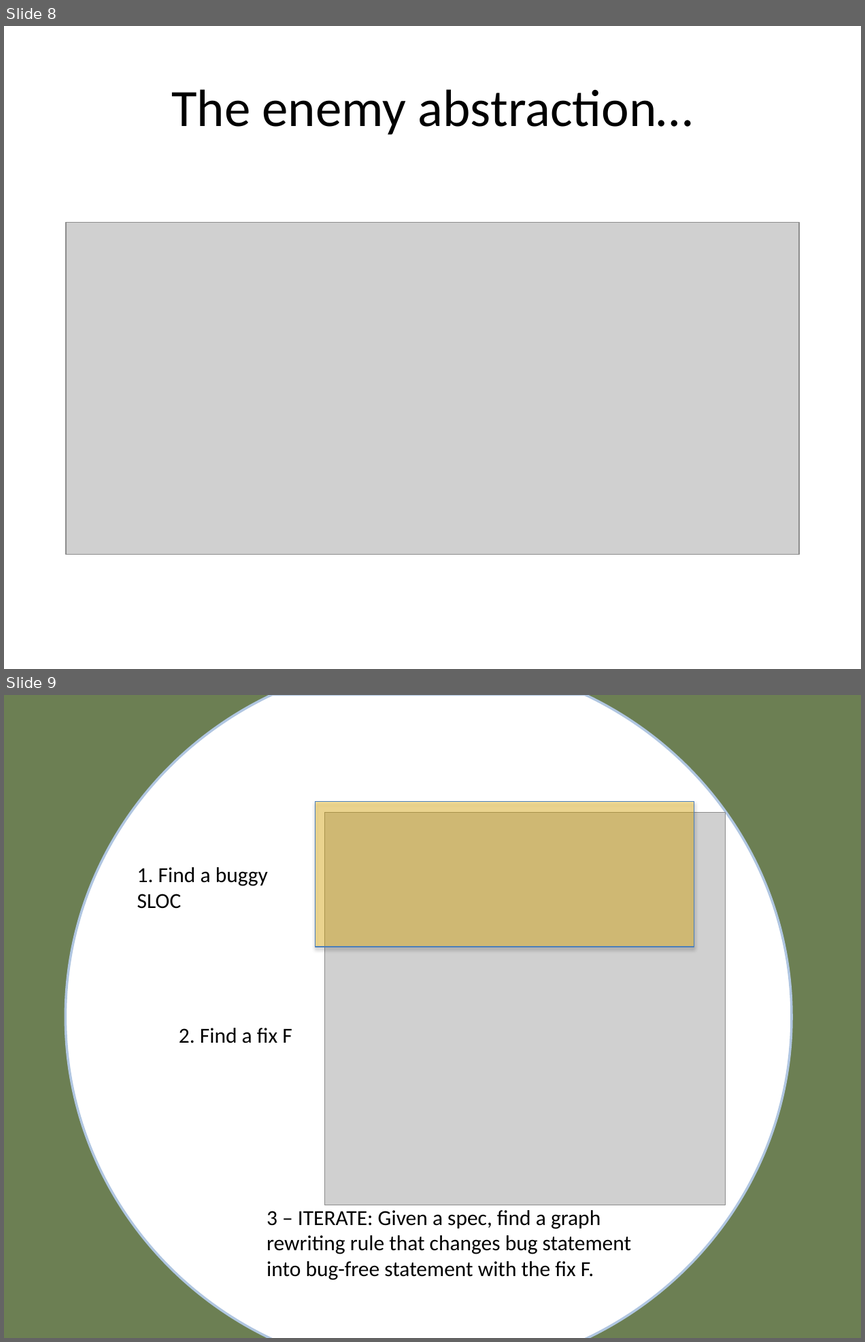
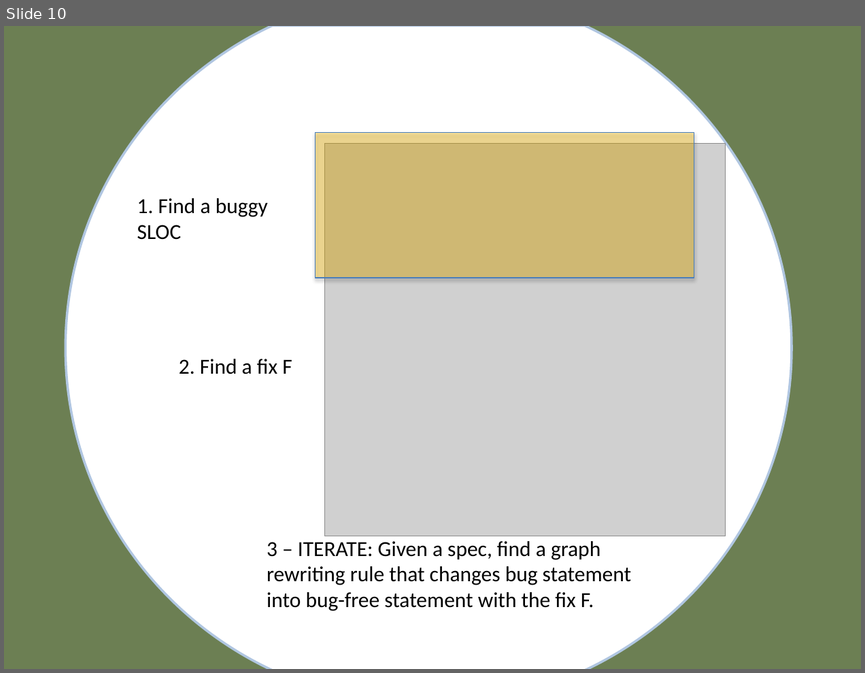
Before and after one commit to SannioEvolution/Material, a slide deck: 13 - Automated Program Repair.pptx. Shown one above the other, each under a label of ours: slides 8 and 9 before the commit, slide 10 after it. The pictures are 865x1342 and 865x673 pixels, drawn with LibreOffice and Linux fonts; fonts in the diff are those of the drawing; grey boxes stand for pictures; background and template pictures are left out. Boxes give left, top, right and bottom in pixels: in the first picture for what was removed or moved away, otherwise in the second. Text is boxed around its words. In the diff, an @@ line names an element or a change of style, - is before the commit and + after.

```diff
--- a/13 - Automated Program Repair.pptx
+++ b/13 - Automated Program Repair.pptx
@@ slide 8 removed at [4, 26, 861, 669], background #FFFFFF @@
@@ title removed at [171, 89, 693, 135] @@
-The enemy abstraction…
@@ picture removed at [66, 223, 799, 554] @@
@@ what was slide 9 is now slide 10 @@
```
Also in this commit, not shown: 4 slides changed, 5 slides added, 1 other slide removed, 1 other file.
